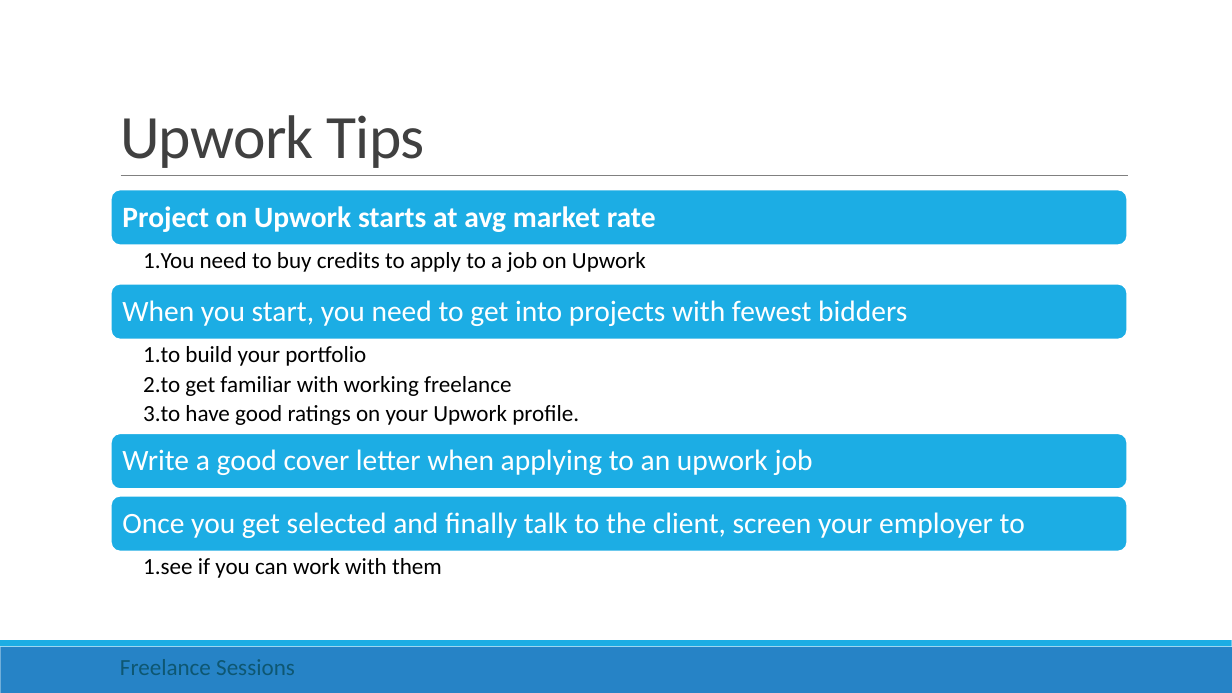
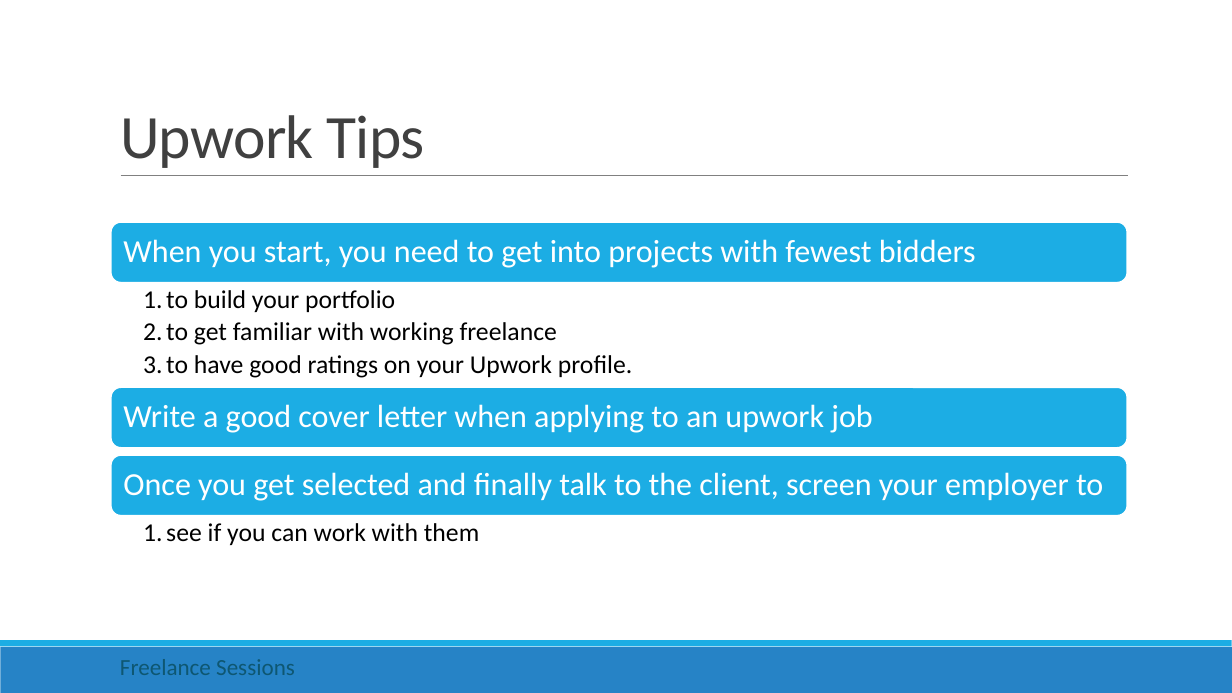
Before and after one commit to rishigujadhur1/Slides, a slide deck: slide 12 of Freelancing/Freelance Session 1.pptx (slide 9 before the commit). Drawn at 1232x693 pixels with LibreOffice and Linux fonts; fonts in the diff are those of the drawing. Boxes give left, top, right and bottom in pixels: in the first picture for what was removed or moved away, otherwise in the second. Text is boxed around its words. In the diff, an @@ line names an element or a change of style, - is before the commit and + after.

Commit message:
Upwork Mauritius Prices and Tips

```diff
--- a/Freelancing/Freelance Session 1.pptx
+++ b/Freelancing/Freelance Session 1.pptx
@@ text removed at (x1=122, y1=206, x2=656, y2=232) @@
-Project on Upwork starts at avg market rate
@@ rounded rectangle resized from (x1=111, y1=189, x2=1128, y2=245) to (x1=111, y1=222, x2=1128, y2=283) @@
@@ size 23 to 25 pt in 3 elements at (x1=123, y1=472, x2=1103, y2=501), (x1=123, y1=404, x2=872, y2=433), (x1=123, y1=239, x2=976, y2=268) @@
@@ text "When you start, you need ..." moved from (x1=122, y1=300, x2=907, y2=326) to (x1=123, y1=239, x2=976, y2=268) @@
@@ text removed at (x1=143, y1=252, x2=646, y2=272) @@
-  1. You need to buy credits to apply to a job on Upwork
@@ text "to build your portfolio" at (x1=166, y1=290, x2=632, y2=378): size 18 to 20 pt; indent changed @@
@@ text "to build your portfolio" moved from (x1=143, y1=346, x2=579, y2=425) to (x1=166, y1=290, x2=632, y2=378) @@
@@ rounded rectangle removed at (x1=111, y1=284, x2=1128, y2=339) @@
@@ rounded rectangle resized from (x1=111, y1=496, x2=1128, y2=552) to (x1=111, y1=387, x2=1128, y2=448) @@
@@ text "Write a good cover letter ..." moved from (x1=122, y1=449, x2=813, y2=475) to (x1=123, y1=404, x2=872, y2=433) @@
@@ rounded rectangle resized from (x1=111, y1=433, x2=1128, y2=489) to (x1=111, y1=456, x2=1128, y2=517) @@
@@ text "Once you get selected and ..." moved from (x1=122, y1=512, x2=1025, y2=538) to (x1=123, y1=472, x2=1103, y2=501) @@
@@ text "see if you can work ..." moved from (x1=143, y1=558, x2=442, y2=578) to (x1=166, y1=523, x2=479, y2=545) @@
@@ text "see if you can work ..." at (x1=166, y1=523, x2=479, y2=545): size 18 to 20 pt; indent changed @@
```
Also in this commit, not shown: 7 slides added, 1 slide removed.
